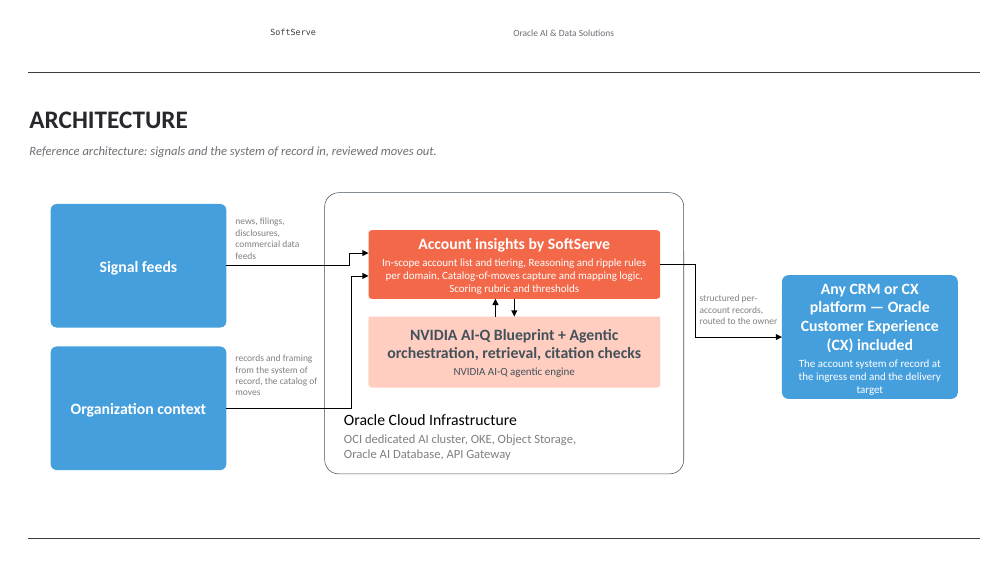
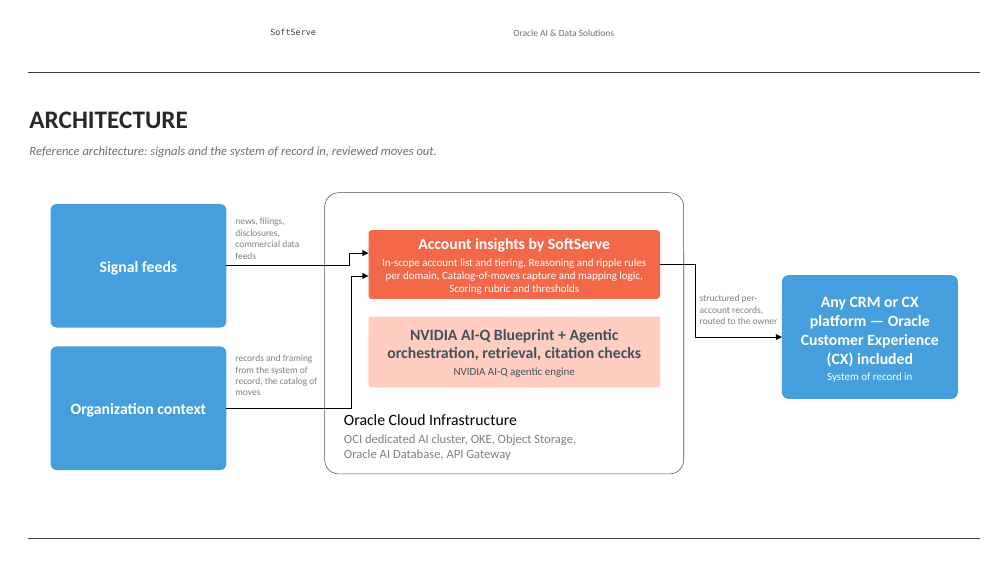
Before and after one commit to alexey-orlov/AO-Personal-OS, a slide deck: slide 8 of outputs/oracle-packs/account-insights/artifacts/account-insights-sales-deck.pptx. Drawn at 1008x567 pixels with LibreOffice and Linux fonts; fonts in the diff are those of the drawing; background and template pictures are left out. Boxes give left, top, right and bottom in pixels: in the first picture for what was removed or moved away, otherwise in the second. Text is boxed around its words. In the diff, an @@ line names an element or a change of style, - is before the commit and + after.

```diff
--- a/outputs/oracle-packs/account-insights/artifacts/account-insights-sales-deck.pptx
+++ b/outputs/oracle-packs/account-insights/artifacts/account-insights-sales-deck.pptx
@@ arrow removed from (495, 317) to (495, 299) @@
@@ arrow removed from (514, 299) to (514, 317) @@
@@ text in rounded rectangle at bbox=[827, 372, 912, 382]: text changed @@
-The account system of record at the ingress end and the delivery target
+System of record in
```
Also in this commit, not shown: 2 other files.
